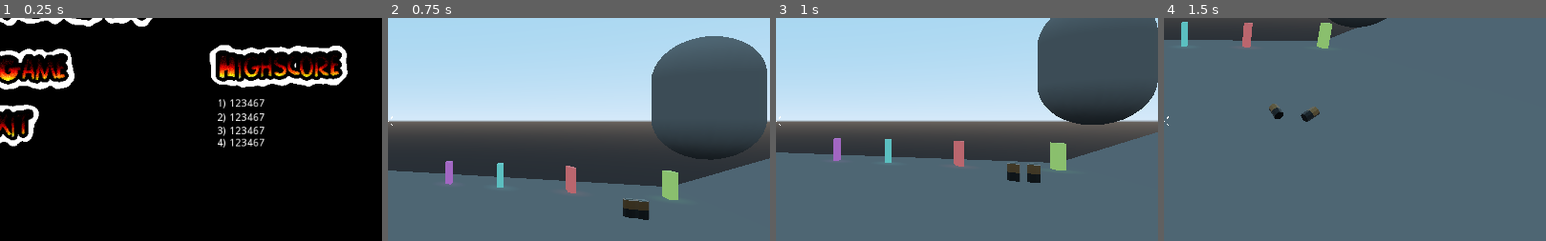
Above: before the commit, frames 1-4 (left to right).
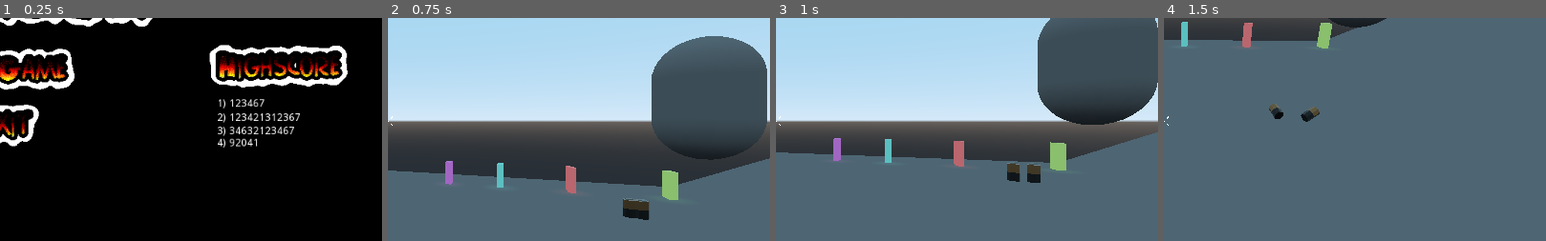
Above: after the commit, the same moments.

Repository: Bricode/BestGroupGameJam2021
Game: Godot game, scene res://Ui/TitleScreen/Title.tscn
The game is run twice, just before and just after one commit, with the same random seed, the same clock (stepped at 60 frames per second) and the same inputs.
Inputs (mouse positions are % of the whole screen's width and height, from its top left):
- Up to frame 1 (0.25 s): no input
- Up to frame 2 (0.75 s): click (50, 38) at 0.5 s
- Up to frame 3 (1 s): no input
- Up to frame 4 (1.5 s): move the mouse to (55, 50) at 1.27 s; hold W (move_forward) from 1.28 s (still down); hold Right mouse button (aim) from 1.28 s (still down)
The pictures show only the part of the screen within x 50-100%, y 27-77%; the shares and areas given below are measured in that part.

The runs differ from the first frame. In frame 1, 0.7% of the frame differs, in the area x 60-79%, y 42-58%; in frame 2, nothing differs; in frame 3, nothing differs; in frame 4, nothing differs.

Commit message:
Update Highscore Window.tscn

Diff:
--- a/BestGroupGameJam2021/Ui/HighscoreWindow/Highscore Window.tscn
+++ b/BestGroupGameJam2021/Ui/HighscoreWindow/Highscore Window.tscn
@@ -37,7 +37,7 @@
 margin_top = 103.0
 margin_right = 191.0
 margin_bottom = 117.0
-text = "2) 123467"
+text = "2) 123421312367"
 __meta__ = {
 "_edit_use_anchors_": false
 }
@@ -47,7 +47,7 @@
 margin_top = 121.0
 margin_right = 191.0
 margin_bottom = 135.0
-text = "3) 123467"
+text = "3) 34632123467"
 __meta__ = {
 "_edit_use_anchors_": false
 }
@@ -57,7 +57,7 @@
 margin_top = 137.0
 margin_right = 191.0
 margin_bottom = 151.0
-text = "4) 123467"
+text = "4) 92041"
 __meta__ = {
 "_edit_use_anchors_": false
 }
